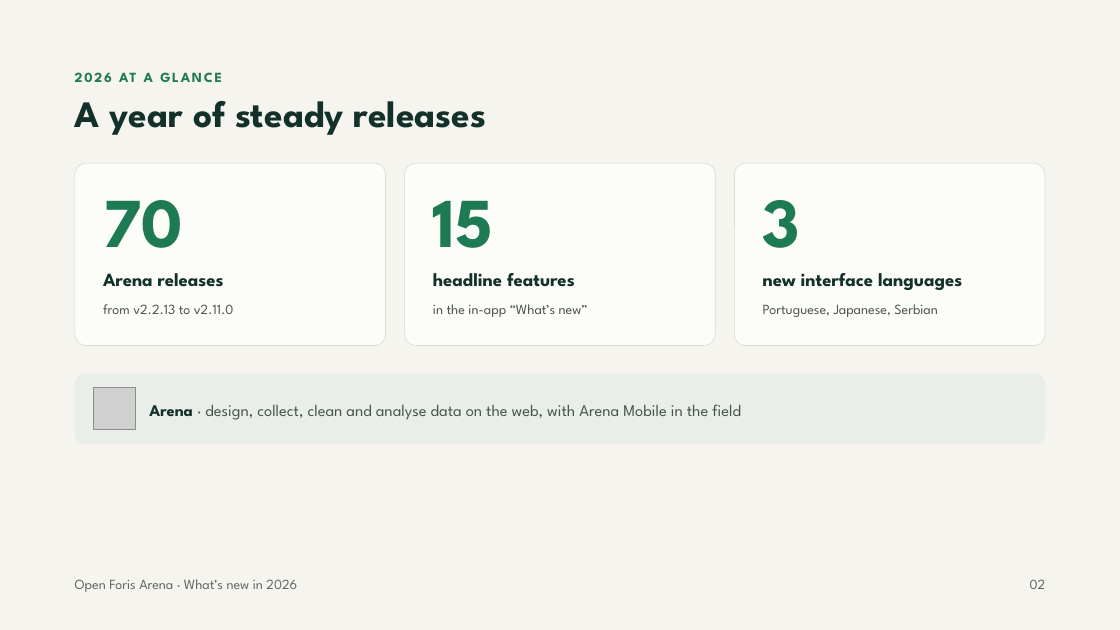
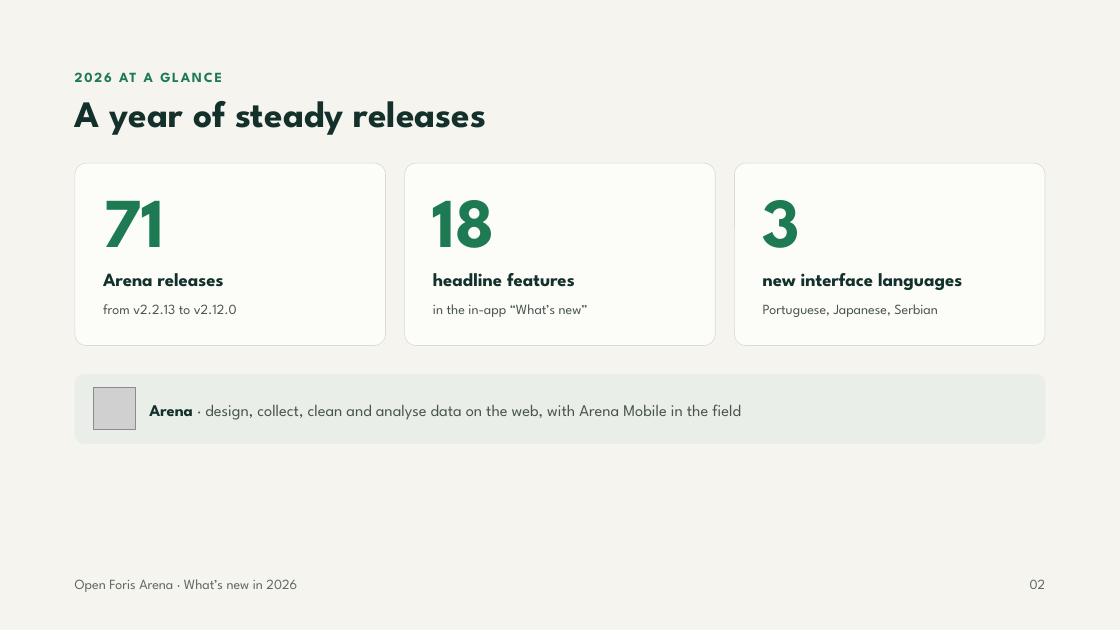
Before and after one commit to openforis/arena, a slide deck: slide 2 of docs/whats-new-2026/arena-whats-new-2026.pptx. Drawn at 1120x630 pixels with LibreOffice and Linux fonts; fonts in the diff are those of the drawing; grey boxes stand for pictures. Boxes give left, top, right and bottom in pixels: in the first picture for what was removed or moved away, otherwise in the second. Text is boxed around its words. In the diff, an @@ line names an element or a change of style, - is before the commit and + after.

```diff
--- a/docs/whats-new-2026/arena-whats-new-2026.pptx
+++ b/docs/whats-new-2026/arena-whats-new-2026.pptx
@@ text at [103, 200, 164, 247]: text changed @@
-70
+71
@@ text at [433, 200, 495, 248]: text changed @@
-15
+18
@@ text at [103, 304, 237, 314]: text changed @@
-from v2.2.13 to v2.11.0
+from v2.2.13 to v2.12.0
```
Also in this commit, not shown: 7 other slides changed, 3 slides added, 25 other files.
